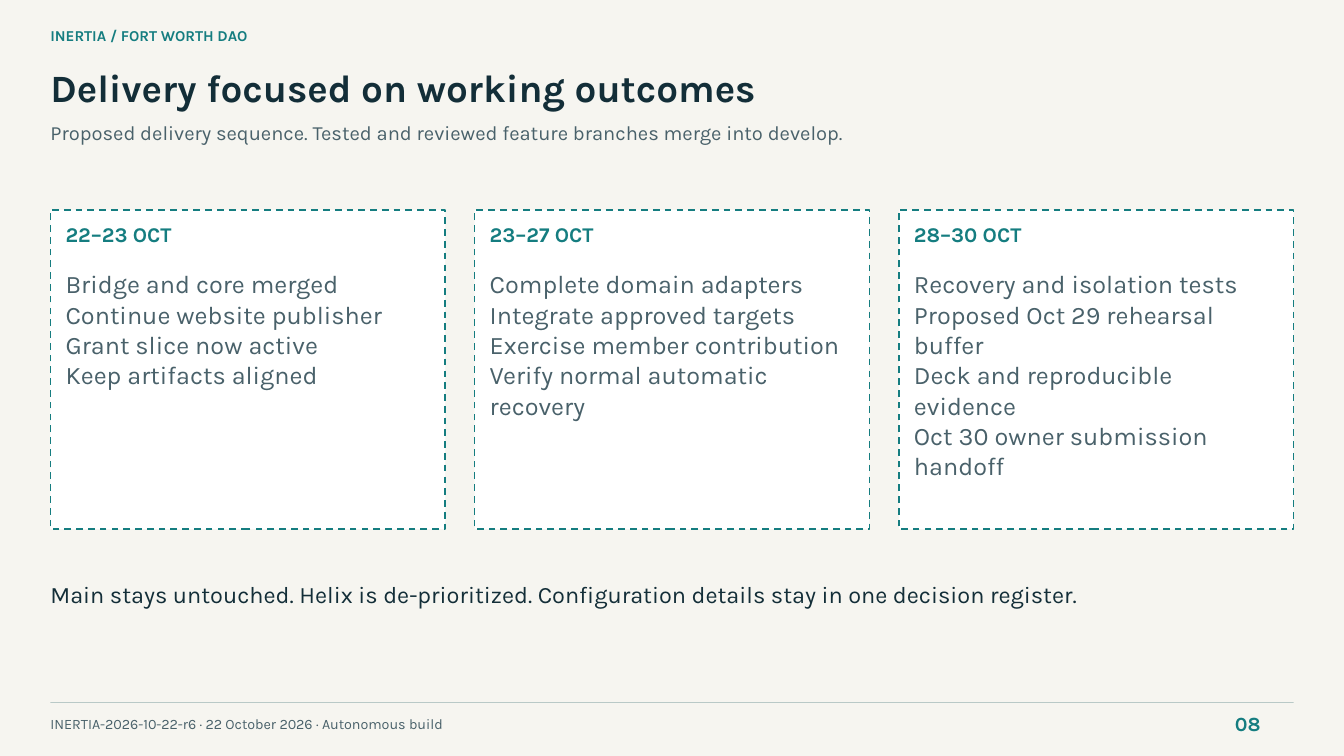
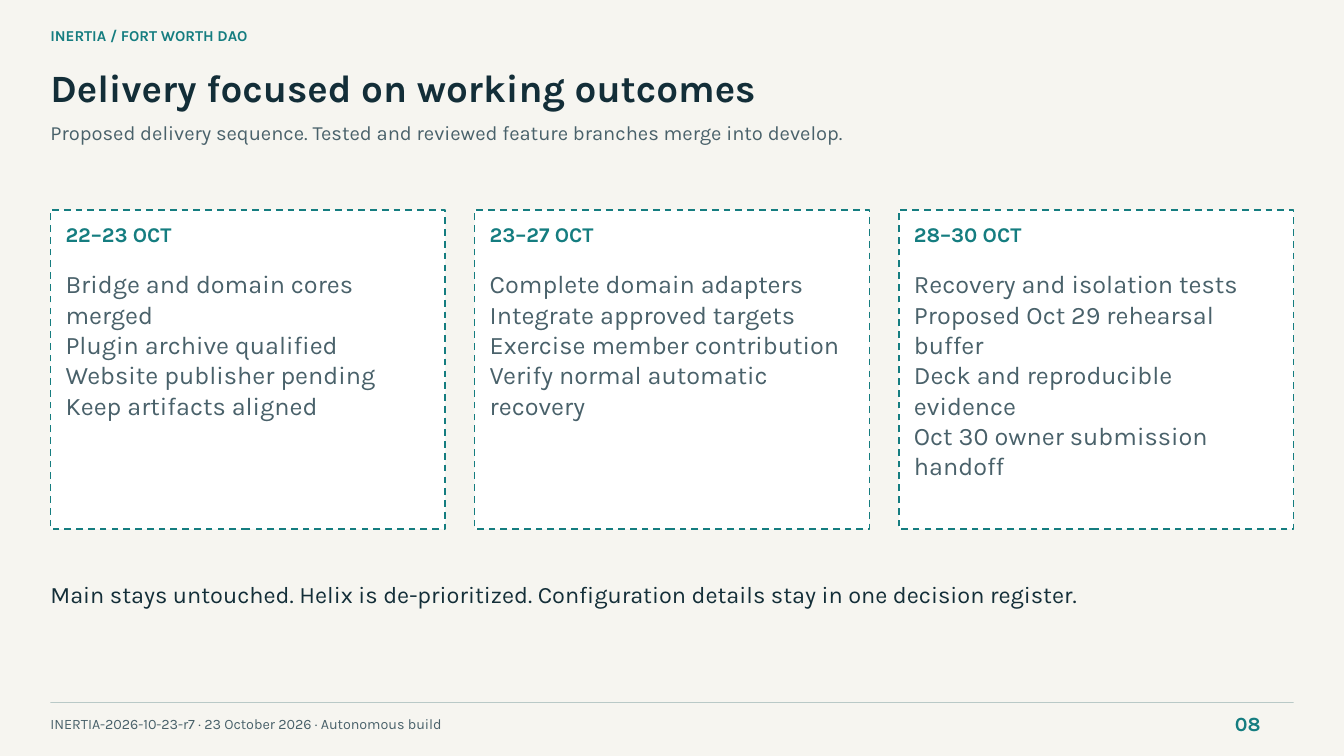
Before and after one commit to NetRxn/Inertia, a slide deck: slide 8 of Inertia-Architecture.pptx. Drawn at 1344x756 pixels with LibreOffice and Linux fonts; fonts in the diff are those of the drawing. Boxes give left, top, right and bottom in pixels: in the first picture for what was removed or moved away, otherwise in the second. Text is boxed around its words. In the diff, an @@ line names an element or a change of style, - is before the commit and + after.

Commit message:
docs: synchronize r7 grant and installable plugin evidence

```diff
--- a/Inertia-Architecture.pptx
+++ b/Inertia-Architecture.pptx
@@ text at <box>66,276,376,390</box>: text changed @@
-Bridge and core merged
-Continue website publisher
-Grant slice now active
+Bridge and domain cores merged
+Plugin archive qualified
+Website publisher pending
@@ text at <box>50,719,442,729</box>: text changed @@
-INERTIA-2026-10-22-r6 · 22 October 2026 · Autonomous build
+INERTIA-2026-10-23-r7 · 23 October 2026 · Autonomous build
```
Also in this commit, not shown: 7 other slides changed, 4 other files.
